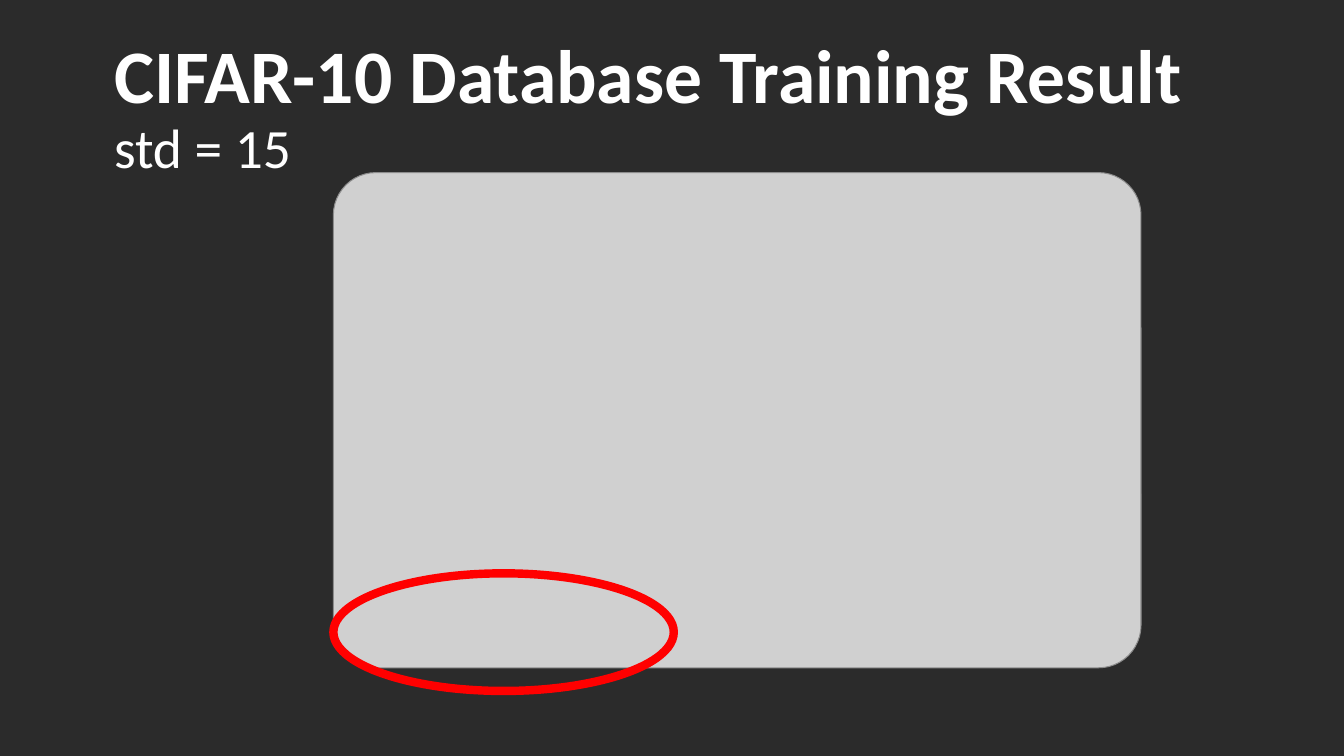
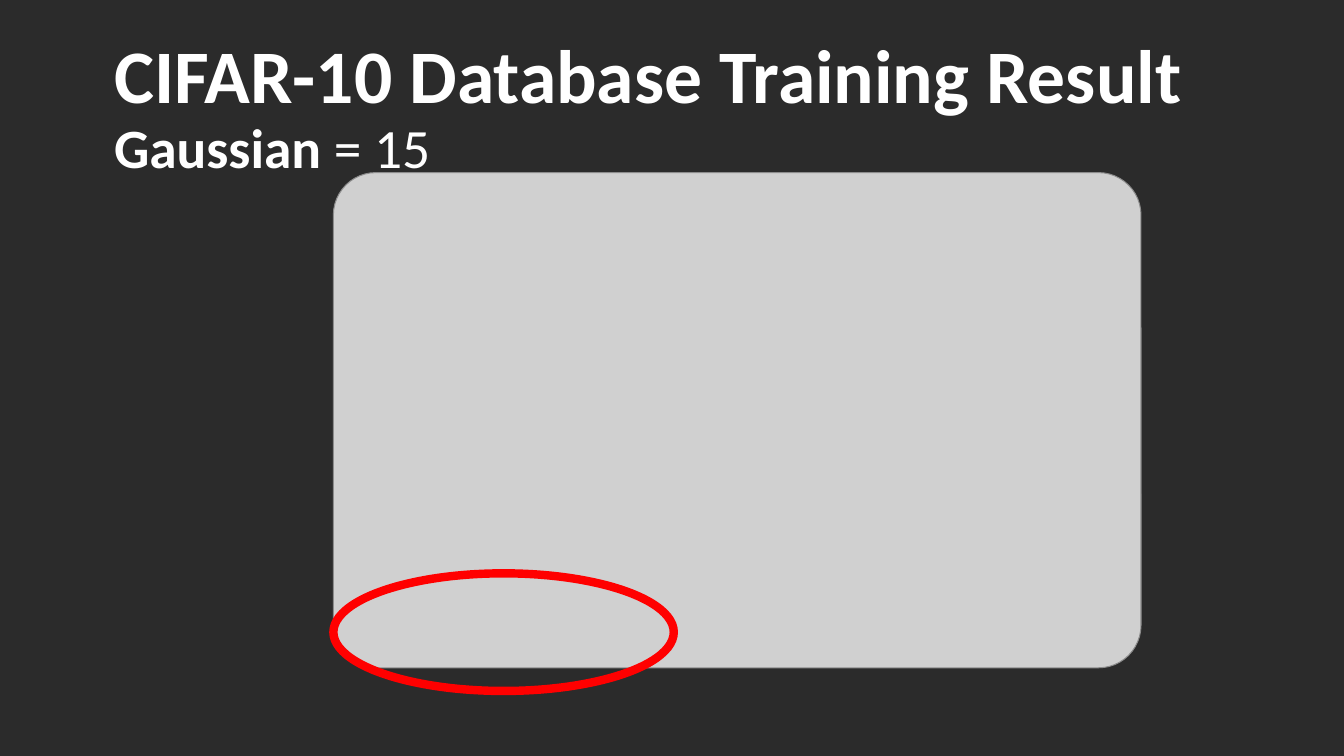
Before and after one commit to YI-0924/Face_Identificcation, a slide deck: slide 12 of MidtermPresent.pptx. Drawn at 1344x756 pixels with LibreOffice and Linux fonts; fonts in the diff are those of the drawing; grey boxes stand for pictures; background and template pictures are left out; a plain dark background stands for a picture behind light text. Boxes give left, top, right and bottom in pixels: in the first picture for what was removed or moved away, otherwise in the second. Text is boxed around its words. In the diff, an @@ line names an element or a change of style, - is before the commit and + after.

```diff
--- a/MidtermPresent.pptx
+++ b/MidtermPresent.pptx
@@ title at [114, 50, 1181, 181]: text changed @@
-CIFAR-10 Database Training Result
-std = 15
+CIFAR-10 Database Training Result
+Gaussian = 15
```
Also in this commit, not shown: 13 other slides changed.
